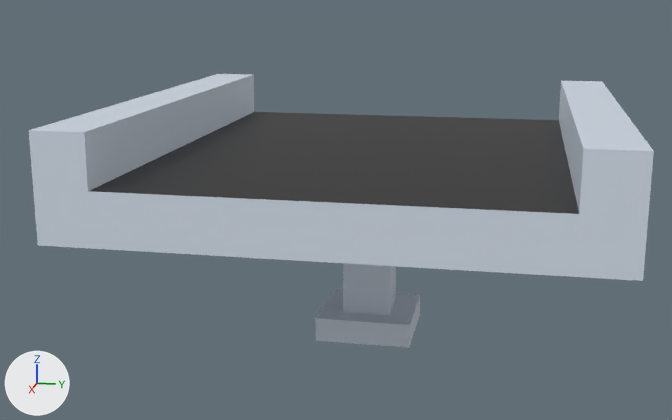
A saved change to the Blender file Render/Blender_Project_Files_V2/C_Belt_V1.blend.
Before and after are seen from a camera (50 mm lens) standing at (1.917, 0.308, 0.742) and looking at (0.011, -0.074, 0.266). Arrows for +X, +Y and +Z are at lower left; the lights stay in place.

In view in the first picture: 'Conveyor'.
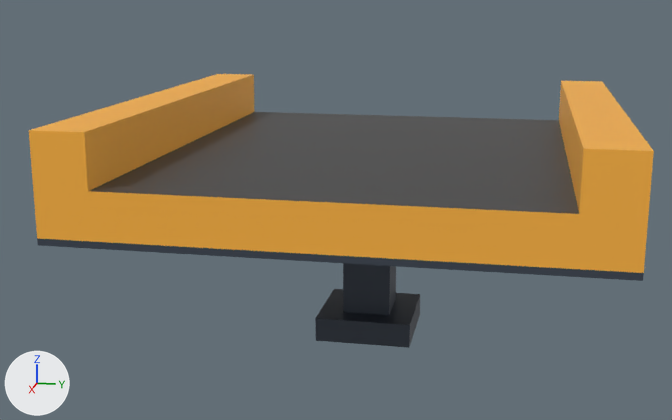
Changed parts and their boxes (x1, y1, x2, y2) in the pictures (672 x 420 px):
'Conveyor', recoloured
    both: (29, 74, 654, 348)

Diff of the bpy script that builds the scene:
```diff
--- a/Render/Blender_Project_Files_V2/C_Belt_V1.blend.py
+++ b/Render/Blender_Project_Files_V2/C_Belt_V1.blend.py
@@ mat_dark @@
+mat_dark = principled_material('Dark')
+mat_dark.base_color = (0.0522, 0.0522, 0.0522)  # black #414141
@@ mat_base @@
+mat_base = bpy.data.materials.new('Base')
+# nodes: BsdfPrincipled, Mapping, Mix, OutputMaterial, TexCoord, TexGradient, ValToRGB
+# colours: orange #ffb53f, dark blue #39424e, white #ffffff, black #000000
@@ me_cube_001 @@
 me_cube_001.from_pydata(...)  # 32 vertices, 26 faces; spans x -0.5..0.5, y -0.5..0.5, z 0.0..0.5
-me_cube_001.materials.append(mat_metal)  # white #d6e0ec
-me_cube_001.materials.append(mat_belt)  # black #1f1f1f
+me_cube_001.materials.append(mat_base)
+me_cube_001.materials.append(mat_dark)  # black #414141
```
